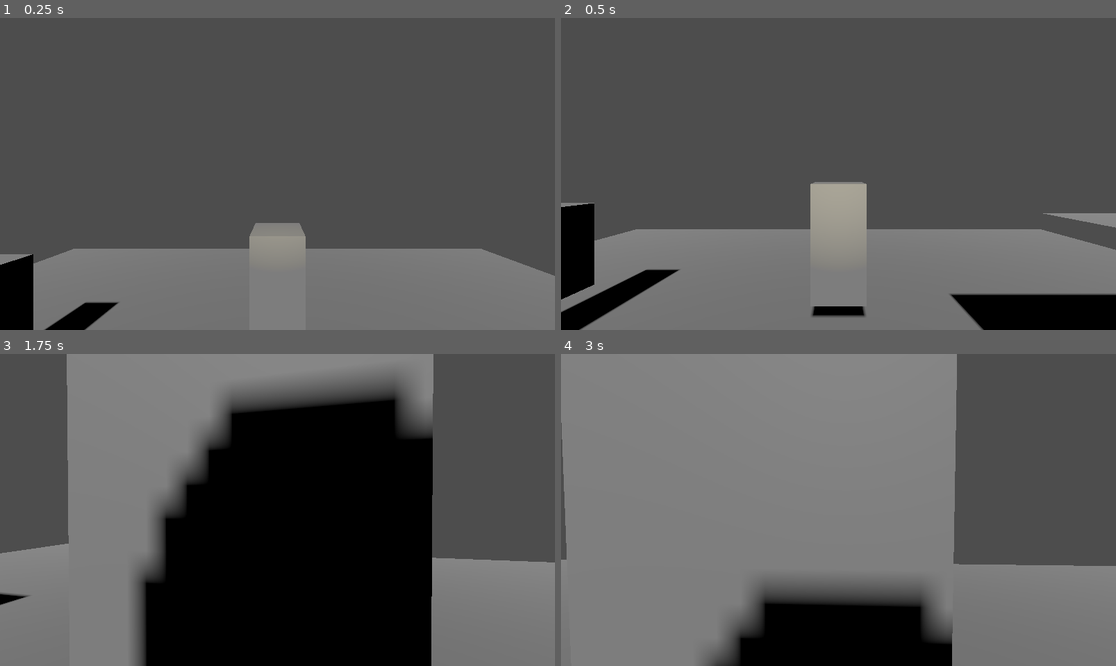
Above: before the commit, frames 1-4 (two rows, left to right).
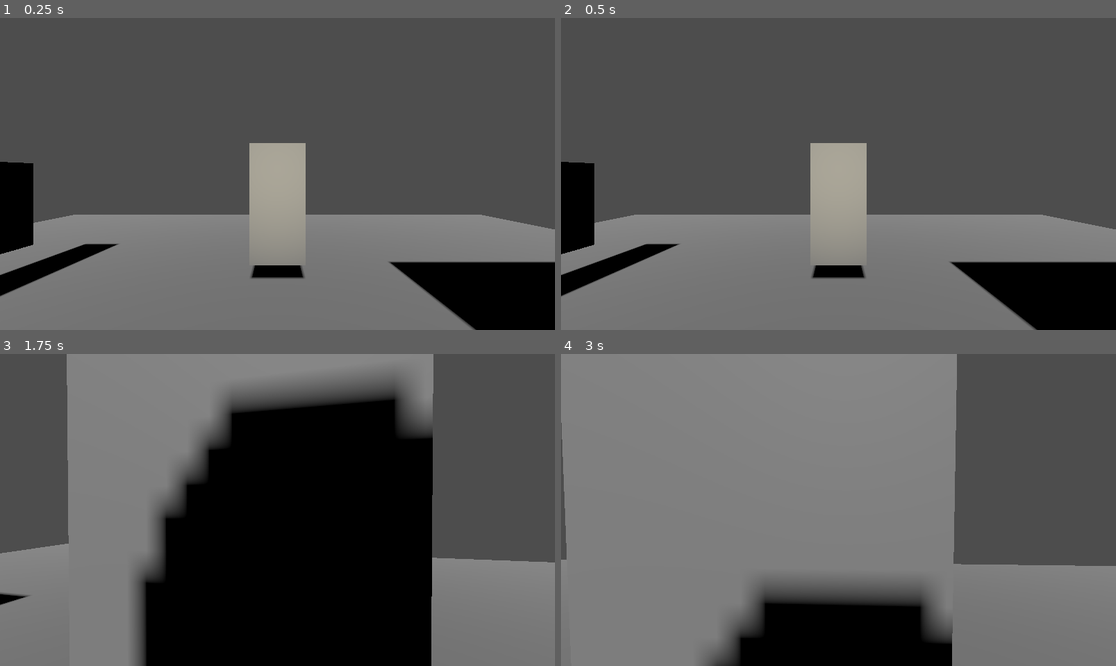
Above: after the commit, the same moments.

Repository: TheGirs0n/darkseeker
Game: Godot game, scene res://Assets/Scenes/Test/Test.tscn
Two runs of this game, one before a commit and one after it. Both use one fixed random seed, a clock stepped at 60 frames per second and the inputs below. The project has no main scene, so this scene is started directly. The engine's default icon, where the game draws it, is replaced by a stand-in: a white triangle on a blue panel in a dark square.
Inputs (mouse positions are in pixels of both pictures, inside the frame that each line leads up to):
- Up to frame 1 (0.25 s): no input
- Up to frame 2 (0.5 s): no input
- Up to frame 3 (1.75 s): tap Enter at 0.5 s; move the mouse to (305, 510) at 0.52 s; hold Ctrl (crouch) 0.53-1.28 s; hold W (move_forward) from 0.53 s (still down); move the mouse to (249, 510) at 1.27 s; tap F (flashlight) at 1.35 s
- Up to frame 4 (3 s): keep holding W (move_forward); tap Space at 2 s; move the mouse to (849, 503) at 2.02 s; hold E (interact) 2.03-2.78 s; tap Enter at 2.75 s; move the mouse to (832, 516) at 2.77 s; tap Ctrl (crouch) at 2.85 s

The runs differ from the first frame. In frame 1, 21% of the frame differs, in the area x 0-100%, y 40-100%; in frame 2, 14%; in frame 3, less than 0.1%; in frame 4, less than 0.1%.

Commit message:
Change rays

Diff:
--- a/Assets/Scenes/Player/Player.tscn
+++ b/Assets/Scenes/Player/Player.tscn
@@ -96,22 +96,24 @@
 
 [node name="PlayerDetectComponent" type="Node" parent="." unique_id=2066703020 node_paths=PackedStringArray("markers")]
 script = ExtResource("7_l33h3")
-markers = [NodePath("Marker3D"), NodePath("Marker3D2"), NodePath("Marker3D3"), NodePath("Marker3D4"), NodePath("Marker3D5")]
+markers = [NodePath("../Node3D/Marker3D"), NodePath("../Node3D/Marker3D2"), NodePath("../Node3D/Marker3D3"), NodePath("../Node3D/Marker3D4"), NodePath("../Node3D/Marker3D6"), NodePath("../Node3D/Marker3D5")]
 
-[node name="Marker3D" type="Marker3D" parent="PlayerDetectComponent" unique_id=421704302]
+[node name="Node3D" type="Node3D" parent="." unique_id=1406200895]
+
+[node name="Marker3D" type="Marker3D" parent="Node3D" unique_id=421704302]
 transform = Transform3D(1, 0, 0, 0, 1, 0, 0, 0, 1, 0, 1, 0)
 
-[node name="Marker3D2" type="Marker3D" parent="PlayerDetectComponent" unique_id=2023040579]
+[node name="Marker3D2" type="Marker3D" parent="Node3D" unique_id=2023040579]
 transform = Transform3D(1, 0, 0, 0, 1, 0, 0, 0, 1, 0.5, -0.5, 0)
 
-[node name="Marker3D3" type="Marker3D" parent="PlayerDetectComponent" unique_id=460177869]
+[node name="Marker3D3" type="Marker3D" parent="Node3D" unique_id=460177869]
 transform = Transform3D(1, 0, 0, 0, 1, 0, 0, 0, 1, -0.5, -0.5, 0)
 
-[node name="Marker3D4" type="Marker3D" parent="PlayerDetectComponent" unique_id=1068419228]
+[node name="Marker3D4" type="Marker3D" parent="Node3D" unique_id=1068419228]
 transform = Transform3D(1, 0, 0, 0, 1, 0, 0, 0, 1, 0, 0.29975945, 0)
 
-[node name="Marker3D6" type="Marker3D" parent="PlayerDetectComponent" unique_id=1958909827]
+[node name="Marker3D6" type="Marker3D" parent="Node3D" unique_id=1958909827]
 transform = Transform3D(1, 0, 0, 0, 1, 0, 0, 0, 1, -0.5, 0.5, 0)
 
-[node name="Marker3D5" type="Marker3D" parent="PlayerDetectComponent" unique_id=1482654339]
+[node name="Marker3D5" type="Marker3D" parent="Node3D" unique_id=1482654339]
 transform = Transform3D(1, 0, 0, 0, 1, 0, 0, 0, 1, 0.5, 0.5, 0)
--- a/Assets/Scenes/Test/Test.tscn
+++ b/Assets/Scenes/Test/Test.tscn
@@ -34,6 +34,12 @@
 [sub_resource type="BoxShape3D" id="BoxShape3D_75mbb"]
 size = Vector3(1, 2.195, 1)
 
+[sub_resource type="BoxMesh" id="BoxMesh_pgovw"]
+size = Vector3(3.115, 1, 1)
+
+[sub_resource type="BoxShape3D" id="BoxShape3D_pgovw"]
+size = Vector3(3.115, 1, 1)
+
 [node name="Test" type="Node3D" unique_id=1409122306]
 
 [node name="DirectionalLight3D" type="DirectionalLight3D" parent="." unique_id=131755295]
@@ -64,7 +70,7 @@
 shape = SubResource("BoxShape3D_egllq")
 
 [node name="CharacterBody3D" parent="." unique_id=1528644025 instance=ExtResource("1_n7f0m")]
-transform = Transform3D(1, 0, 0, 0, 1, 0, 0, 0, 1, 0, 3, 0)
+transform = Transform3D(1, 0, 0, 0, 1, 0, 0, 0, 1, 0, 1.0764537, 0)
 
 [node name="TestBall" type="RigidBody3D" parent="." unique_id=300973226]
 transform = Transform3D(1, 0, 0, 0, 1, 0, 0, 0, 1, 0, 5, 2.954)
@@ -115,3 +121,15 @@
 
 [node name="Enemy" parent="." unique_id=1860112092 instance=ExtResource("8_pgovw")]
 transform = Transform3D(-0.028724223, 0, 0.9995873, 0, 1, 0, -0.9995873, 0, -0.028724223, 0.15701675, 0.9999995, 7.067956)
+
+[node name="StaticBody3D" type="StaticBody3D" parent="." unique_id=2142976717]
+transform = Transform3D(1, 0, 0, 0, 1, 0, 0, 0, 1, 1.7342716, 1.351654, 5.5034485)
+collision_layer = 4
+collision_mask = 6
+
+[node name="MeshInstance3D" type="MeshInstance3D" parent="StaticBody3D" unique_id=1417613235]
+layers = 4
+mesh = SubResource("BoxMesh_pgovw")
+
+[node name="CollisionShape3D" type="CollisionShape3D" parent="StaticBody3D" unique_id=535151089]
+shape = SubResource("BoxShape3D_pgovw")
--- a/Assets/Scripts/Enemy/Enemy.gd
+++ b/Assets/Scripts/Enemy/Enemy.gd
@@ -17,6 +17,5 @@
 		var player = vision_area.get_overlapping_bodies()[0] as PlayerOverral
 		var space_state : PhysicsDirectSpaceState3D = get_world_3d().direct_space_state
 
-
 		if player.player_detect_component.is_player_detected(eyes_position, space_state):
 			print("SEEN")
--- a/Assets/Scripts/Player/PlayerDetectComponent.gd
+++ b/Assets/Scripts/Player/PlayerDetectComponent.gd
@@ -5,13 +5,11 @@
 @export var markers : Array[Marker3D]
 
 
-func is_player_detected(enemy_eyes : Marker3D, world_state : PhysicsDirectSpaceState3D) -> bool:
+func is_player_detected(enemy_eyes : Node3D, world_state : PhysicsDirectSpaceState3D) -> bool:
 	for marker in markers:
-		var physics_ray : PhysicsRayQueryParameters3D = PhysicsRayQueryParameters3D.create(enemy_eyes.global_position, marker.global_position)
+		var physics_ray : PhysicsRayQueryParameters3D = PhysicsRayQueryParameters3D.create(enemy_eyes.global_position, marker.global_position, 4)
 		var intersect : Dictionary = world_state.intersect_ray(physics_ray)
 		if intersect.is_empty():
 			return true
-		else:
-			continue
 
 	return false
